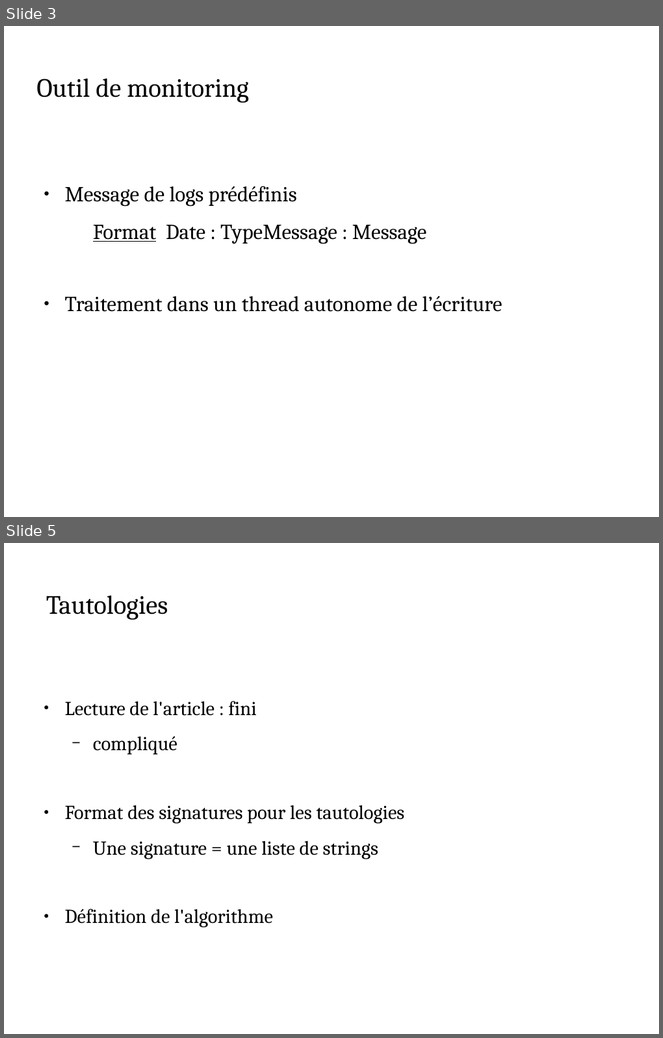
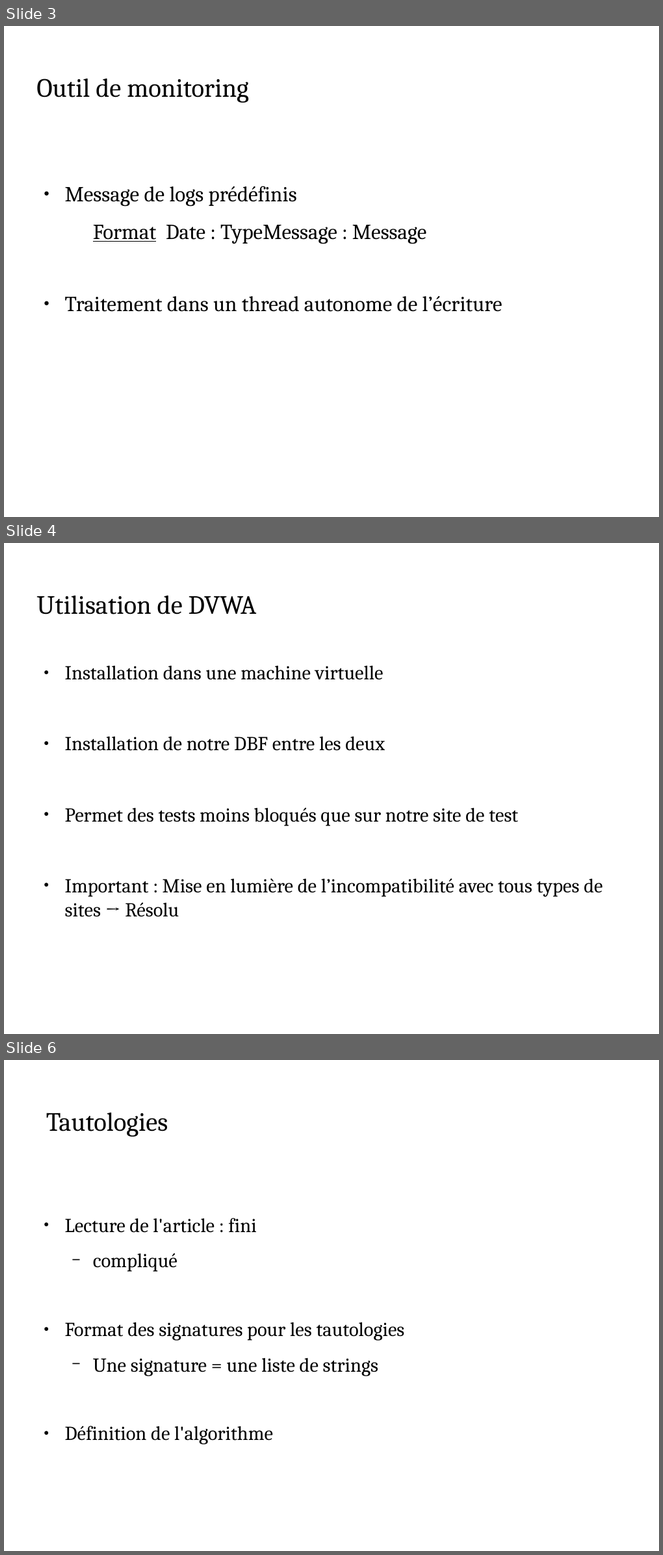
Before and after one commit to Kertek/projet_dbf, a slide deck: gestion_de_projet/Reunions/Presentation_5_04052017_CASSIOPEE_DBF.odp. Shown one above the other, each under a label of ours: slides 3 and 5 before the commit, slides 3, 4 and 6 after it; the slides between them are not shown. The pictures are 663x1038 and 663x1555 pixels, drawn with LibreOffice and Linux fonts; fonts in the diff are those of the drawing; background and template pictures are left out. Boxes give left, top, right and bottom in pixels: in the first picture for what was removed or moved away, otherwise in the second. Text is boxed around its words. In the diff, an @@ line names an element or a change of style, - is before the commit and + after.

```diff
--- a/gestion_de_projet/Reunions/Presentation_5_04052017_CASSIOPEE_DBF.odp
+++ b/gestion_de_projet/Reunions/Presentation_5_04052017_CASSIOPEE_DBF.odp
@@ slide 4 added at (4, 543, 659, 1034), background picture (left out) @@
@@ title added at (36, 595, 257, 615), 32 pt, text #000000 @@
+Utilisation de DVWA
@@ text added at (65, 666, 603, 917), 24.1 pt, text #000000 @@
+● Installation dans une machine virtuelle
+● Installation de notre DBF entre les deux
+● Permet des tests moins bloqués que sur notre site de test
+● Important : Mise en lumière de l’incompatibilité avec tous types de sites → Résolu
@@ what was slide 5 is now slide 6 @@
```
Also in this commit, not shown: 2 slides changed, 1 other file.
